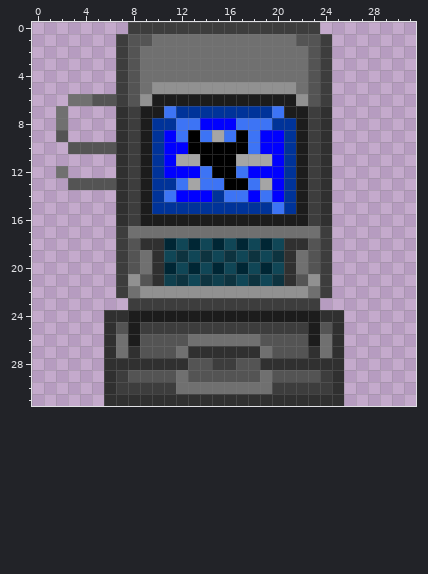
Pixel-art sprite, stored at Resources/Textures/Structures/Machines/mixer.rsi/mixer_broken.png. The picture above was drawn from the file before the commit.
The file is 32x32 pixels. Colours within 5 levels of each other are drawn and written as one.
The result:
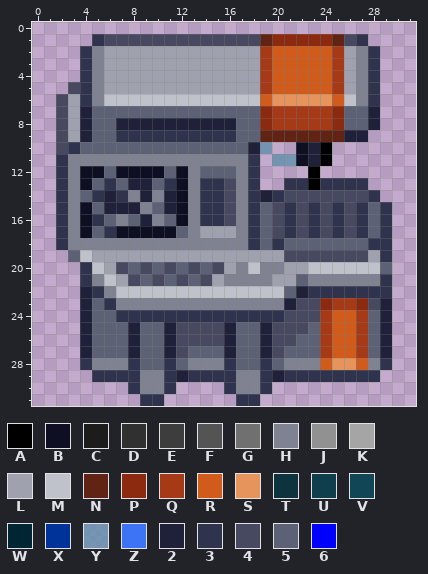
Palette (. is transparent): A #000000  B #0e0f23  C #1c1c1c  D #303030  E #3d3d3d  F #545454  G #707070  H #7f8291  J #919191  K #a5a5a5  L #9fa2ae  M #bfc2cb  N #612313  P #8c2a0f  Q #a63a16  R #d15b1b  S #e6935c  T #0d333f  U #0f3f4d  V #104656  W #002634  X #003399  Y #6390adcc  Z #3d74f5  2 #1e2139  3 #30334d  4 #474960  5 #5d6175  6 #0000ff
From old to new:
@@ x 0..31 @@
- 0 ........EEEEEEEEEEEEEEEE........
- 1 .......EFFGGGGGGGGGGGGFFE.......
- 2 .......EFGGGGGGGGGGGGGGFE.......
- 3 .......EFGGGGGGGGGGGGGGFE.......
- 4 .......EFGGGGGGGGGGGGGGFE.......
- 5 .......EFGJJJJJJJJJJJJGFE.......
- 6 ...GGFFEFJCCCCCCCCCCCCJFE.......
- 7 ..G....DECCZXXXXXXXXZCCED.......
- 8 ..G....DECXXZZ666ZZZXXCED.......
- 9 ..F....DECX6ZAZKZAZ66XCED.......
-10 ...FFFFDECX66AAAAAZ66XCED.......
-11 .......DECX6KKAAAKKK6XCED.......
-12 ..G....DECX666ZAAZ666XCED.......
-13 ...FFFFDECXXZKZZAAZK6XCED.......
-14 .......DECXZ666XZZ6Z6XCED.......
-15 .......DECXXXXXXXXXXZXCED.......
-16 .......DECCCCCCCCCCCCCCED.......
-17 .......EGGGGGGGGGGGGGGGGE.......
-18 .......EFDDWVWVWVWVWVDDFE.......
-19 .......EFGDVTVTVTVTVTDGFE.......
-20 .......EFGDWVWVWVWVWVDGFE.......
-21 .......EJFDUTVTUTVTVTDFJE.......
-22 .......EGJJJJJJJJJJJJJJGE.......
-23 ........EEEEEEEEEEEEEEEE........
-24 ......DDCCCCCCCCCCCCCCCCDD......
-25 ......DFCEEEEEEEEEEEEEECFD......
-26 ......DGCFFFFGGGGGGFFFFCGD......
-27 ......DGDFFFGDDDDDDGFFFDGD......
-28 ......DDDDDDDFFEEFFDDDDDDD......
-29 ......DEFFFFGFFFFFFGFFFFED......
-30 ......DEEEEEGGGGGGGGEEEEED......
-31 ......DDDDDDDDDDDDDDDDDDDD......
+ 0 ................................
+ 1 .....34444444444444NPPPPPN43....
+ 2 ....3HLLLLLLLLLLLLLQRRRRRQLH3...
+ 3 ....3HLLLLLLLLLLLLLQRRRRRQLH3...
+ 4 ....3HLLLLLLLLLLLLLQRRRRRQLH3...
+ 5 ...43HLLLLLLLLLLLLLQRRRRRQLH3...
+ 6 ..4L3HMMMMMMMMMMMMMRSSSSSRMH3...
+ 7 ..4L255555555555555PQQQQQP552...
+ 8 ..4L255222222222255PQQQQQP552...
+ 9 ..4L255333333333355NNNNNNN22....
+10 ..43555555555555552Y..B2A.......
+11 ..3HHHHHHHHHHHHHHH3.YYB2A.......
+12 ..3HBB5BBBB5BH555H3....A........
+13 ..3HB5352253BH334H3..33A3333....
+14 ..3H5323H2H2BH334H32344444443...
+15 ..3HB5222H52BH334H354343434353..
+16 ..3HB35H52H5BH334H354343434353..
+17 ..3HB53BBBBB5HLLLH354343434353..
+18 ..3HHHHHHHHHHHHHHH353555555533..
+19 ...5MLLLLLLLLLLLLLLLL4444444L3..
+20 ....3ML454545454LHMHHLLMMMMMM5..
+21 ....3HML4545454LHHHHLL5HHHHHH3..
+22 ....23HMMMMMMMMMMMMMM523333333..
+23 ....253HHHHHHHHHHHHHH244PQQP42..
+24 ....25533333333333333444QRRQ52..
+25 ....25552552444425524445QRRQ52..
+26 ....25552552444425524455QRRQ52..
+27 ....25552552455525524555QRRQ52..
+28 ....3HHH35535HHH35535HHHRSSRH3..
+29 .....3333HH323333HH3233333333...
+30 ........3HH3....3HH3............
+31 .........33......33.............
Pixel boxes of the changes (left, top, right, bottom) in both pictures:
changed: (56, 22, 392, 406)
